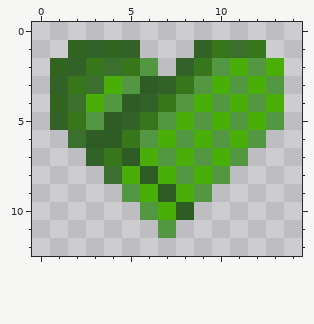
Two versions of one pixel-art sprite, RawResources/UISprites/yggdrashell_heart_full_ui.png. The first picture shows the starting point.
The file is 15x13 pixels.
After the commit:
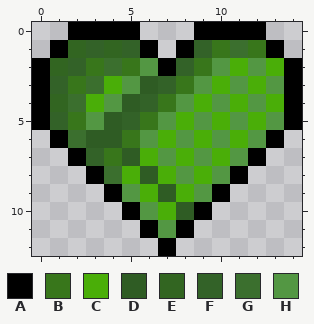
Palette (. is transparent): A #000000  B #38761b  C #4aae08  D #2f5c24  E #326521  F #336228  G #3b6f2e  H #539743
From old to new:
@@ x 0..14 @@
- 0 ...............
- 1 ..EFEF...FBGB..
- 2 .EFBGBH.FBHCHC.
- 3 .FBGCHDFBHCHCH.
- 4 .EGCHDFBHCHCHC.
- 5 .FBHDFBHCHCHCH.
- 6 ..GDDBHCHCHCH..
- 7 ...FBDCHCHCH...
- 8 ....GCDCHCH....
- 9 .....HCDCH.....
-10 ......HCD......
-11 .......H.......
-12 ...............
+ 0 ..AAAA...AAAA..
+ 1 .AEFEFA.AFBGBA.
+ 2 AEFBGBHAFBHCHCA
+ 3 AFBGCHDFBHCHCHA
+ 4 AEGCHDFBHCHCHCA
+ 5 AFBHDFBHCHCHCHA
+ 6 .AGDDBHCHCHCHA.
+ 7 ..AFBDCHCHCHA..
+ 8 ...AGCDCHCHA...
+ 9 ....AHCDCHA....
+10 .....AHCDA.....
+11 ......AHA......
+12 .......A.......
Where, in picture pixels (left, top, right, bottom), the same in both pictures:
added: (32, 22, 302, 256)
